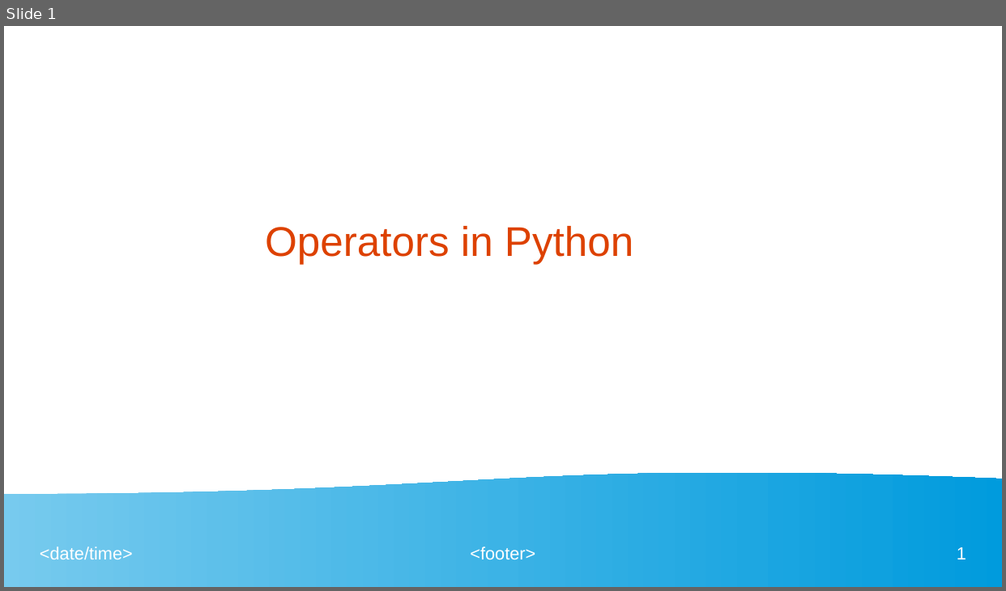
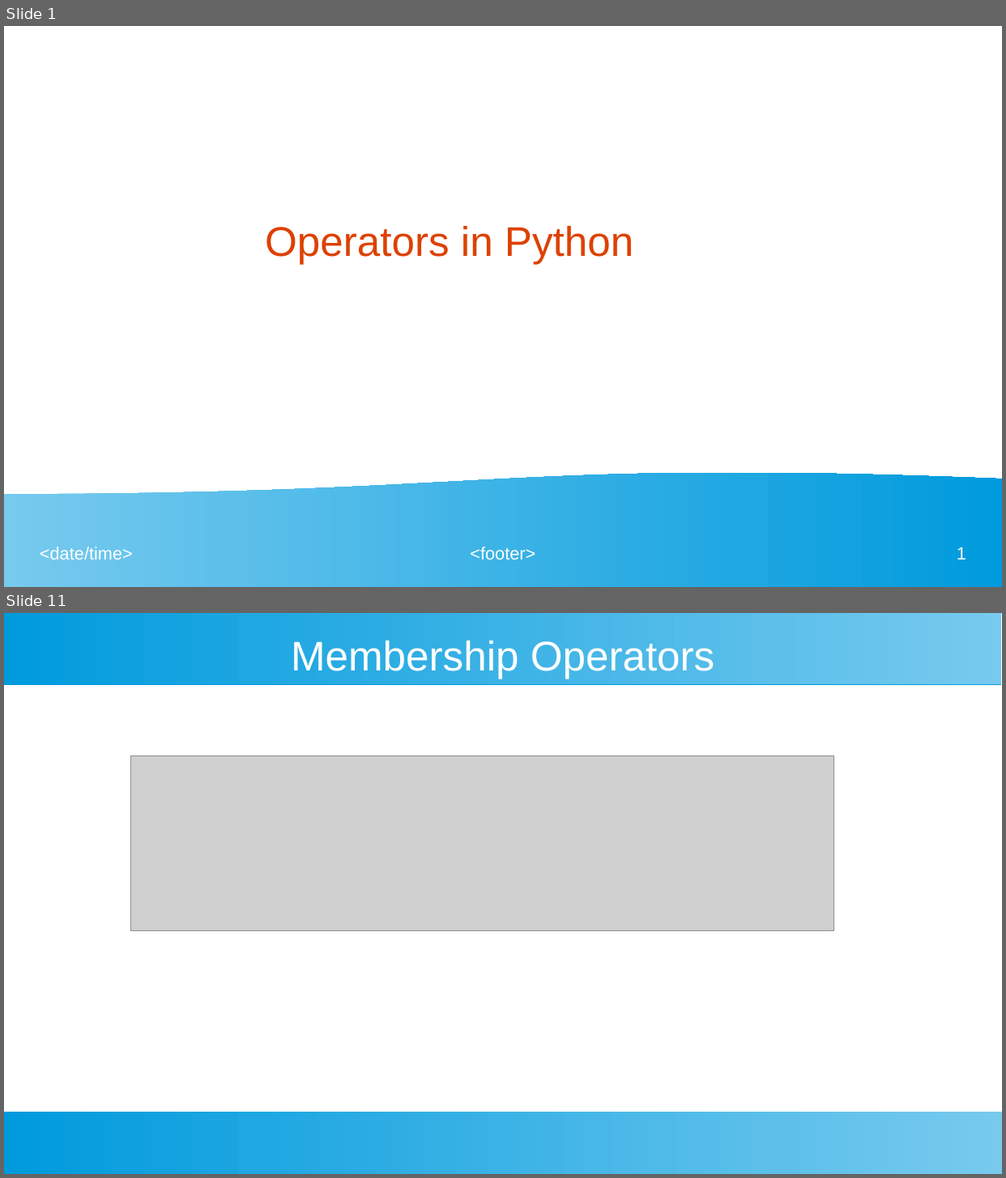
Before and after one commit to ashishjain1547/public_lessons_in_python, a slide deck: Ch 3 - Operators/Operators in Python.odp. Shown one above the other, each under a label of ours: slide 1 before the commit, slides 1 and 11 after it; the slides between them are not shown. The pictures are 1006x591 and 1006x1178 pixels, drawn with LibreOffice and Linux fonts; fonts in the diff are those of the drawing; grey boxes stand for pictures. Boxes give left, top, right and bottom in pixels: in the first picture for what was removed or moved away, otherwise in the second. Text is boxed around its words. In the diff, an @@ line names an element or a change of style, - is before the commit and + after.

```diff
--- a/Ch 3 - Operators/Operators in Python.odp
+++ b/Ch 3 - Operators/Operators in Python.odp
@@ slide 11 added at (4, 613, 1002, 1174), background #FFFFFF @@
@@ rectangle added at (4, 613, 1002, 684), fill gradient #77CAEE to #75C9EE to #73C9ED to #71C8ED to #6FC7ED to #6EC6ED @@
@@ title added at (291, 641, 714, 679), 33 pt, text #FFFFFF @@
+Membership Operators
@@ picture added at (131, 756, 834, 931) @@
@@ rectangle added at (4, 1112, 1002, 1174), fill gradient #77CAEE to #75C9EE to #73C9ED to #71C8ED to #6FC7ED to #6EC6ED @@
```
Also in this commit, not shown: 1 slide changed, 9 other slides added, 29 other files.
